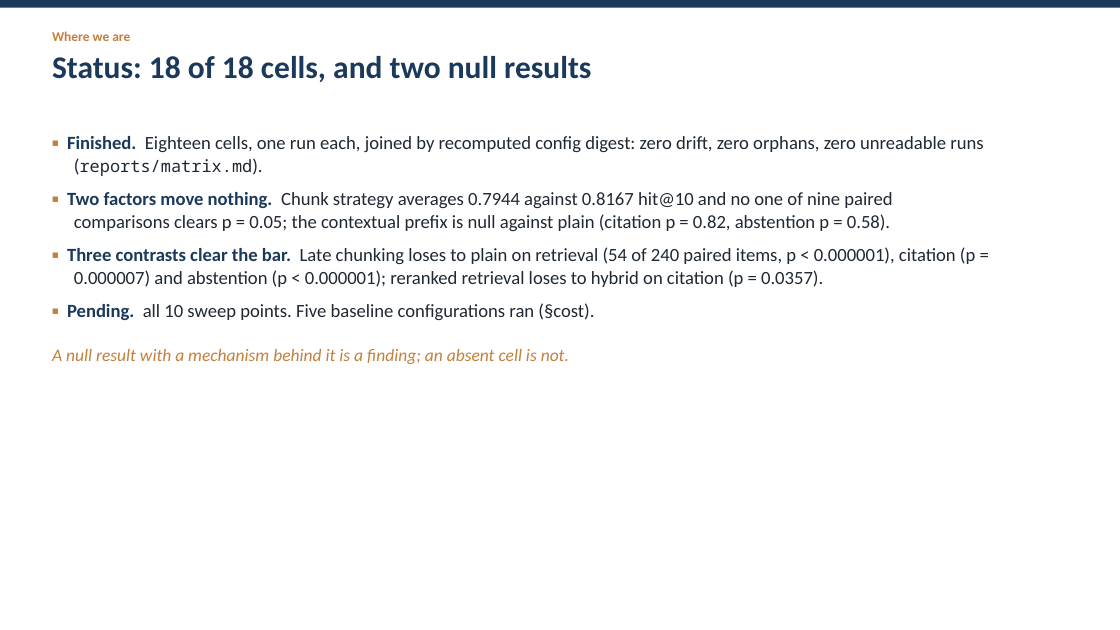
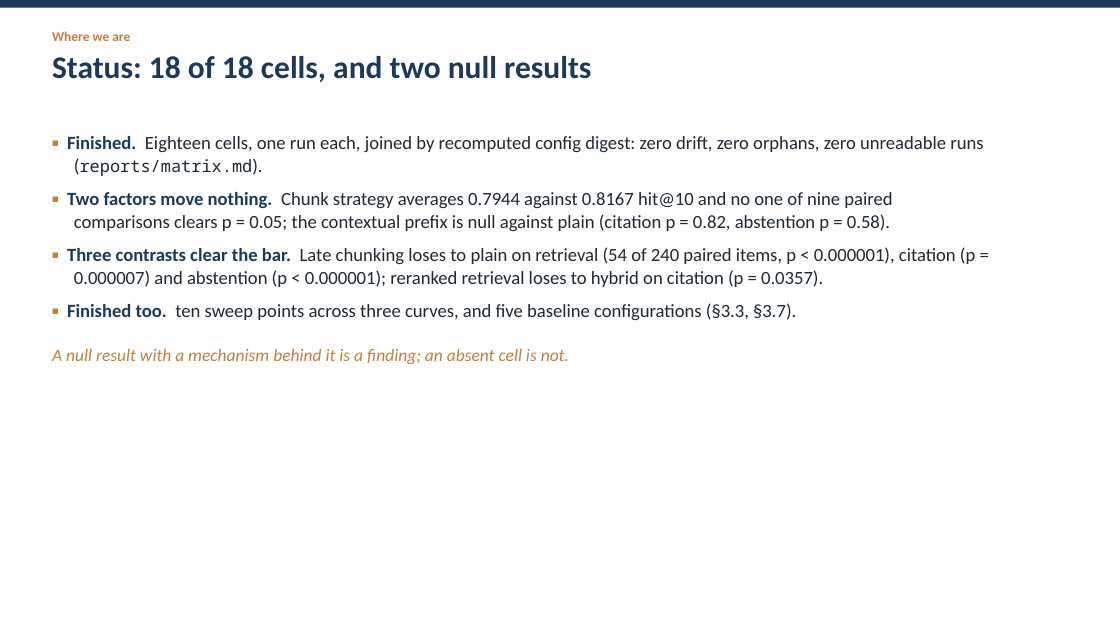
Before and after one commit to JHB11Hinson/cs5481-topic5-rag, a slide deck: slide 6 of reports/slides.pptx. Drawn at 1120x630 pixels with LibreOffice and Linux fonts; fonts in the diff are those of the drawing. Boxes give left, top, right and bottom in pixels: in the first picture for what was removed or moved away, otherwise in the second. Text is boxed around its words. In the diff, an @@ line names an element or a change of style, - is before the commit and + after.

Commit message:
report(ticket 17): final pass — three sweep curves, the eighteen-cell taxonomy, and the golden audit

```diff
--- a/reports/slides.pptx
+++ b/reports/slides.pptx
@@ text at (67, 303, 796, 320): text changed @@
-▪ Pending. all 10 sweep points. Five baseline configurations ran (§cost).
+▪ Finished too. ten sweep points across three curves, and five baseline configurations (§3.3, §3.7).
```
Also in this commit, not shown: 2 other slides changed, 2 slides added, 1 slide removed, 20 other files.
